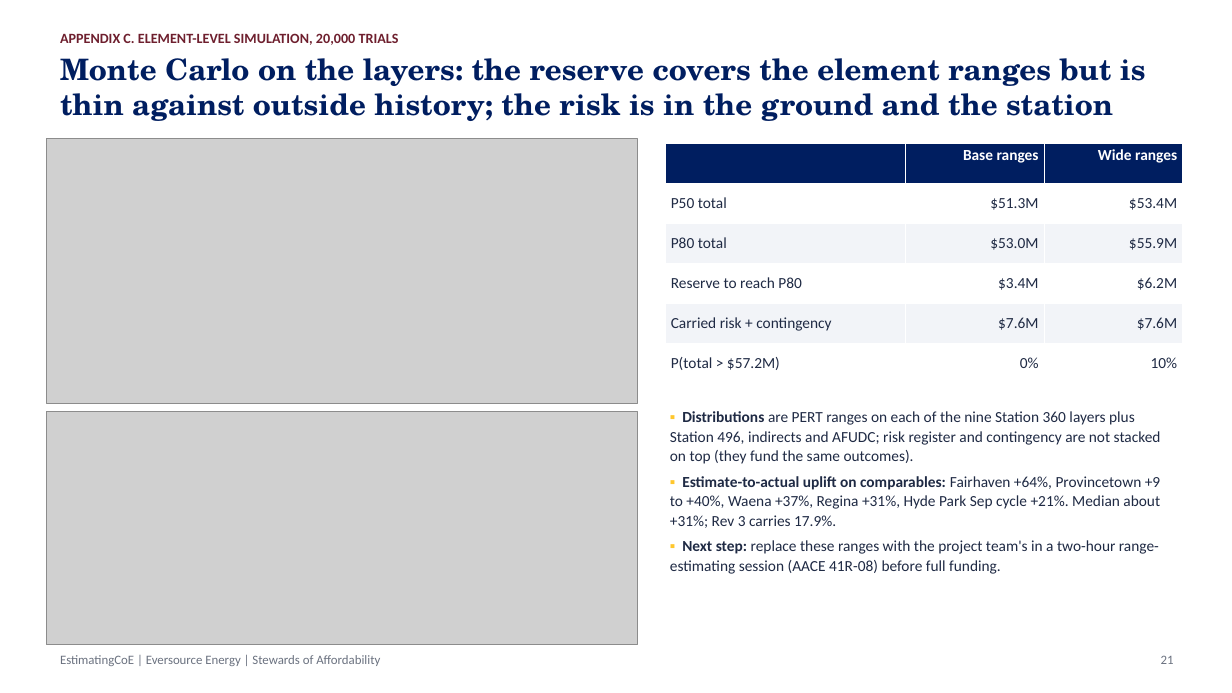
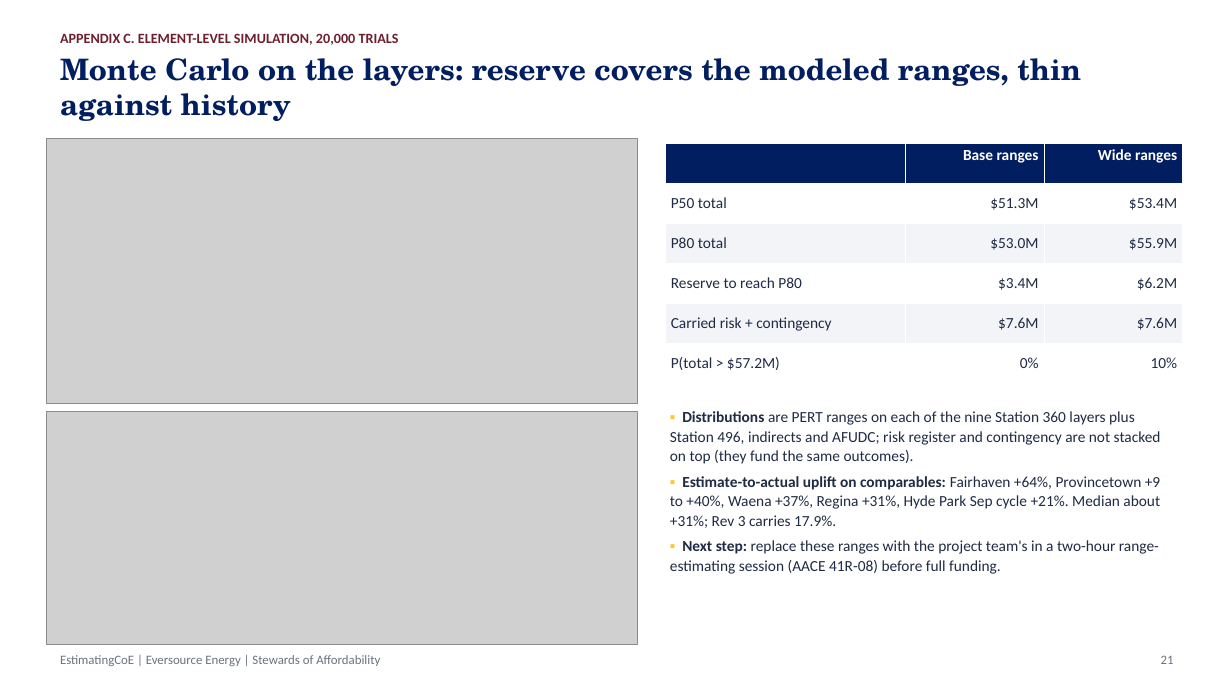
Before and after one commit to gbassaragh/BESS, a slide deck: slide 21 of Hyde Park BESS/6) Cost Analysis Deliverables/Hyde Park BESS - Cost Analysis Deck.pptx. Drawn at 1232x693 pixels with LibreOffice and Linux fonts; fonts in the diff are those of the drawing; grey boxes stand for pictures. Boxes give left, top, right and bottom in pixels: in the first picture for what was removed or moved away, otherwise in the second. Text is boxed around its words. In the diff, an @@ line names an element or a change of style, - is before the commit and + after.

```diff
--- a/Hyde Park BESS/6) Cost Analysis Deliverables/Hyde Park BESS - Cost Analysis Deck.pptx
+++ b/Hyde Park BESS/6) Cost Analysis Deliverables/Hyde Park BESS - Cost Analysis Deck.pptx
@@ text at (60, 58, 1081, 121): text changed @@
-Monte Carlo on the layers: the reserve covers the element ranges but is thin against outside history; the risk is in the ground and the station
+Monte Carlo on the layers: reserve covers the modeled ranges, thin against history
```
Also in this commit, not shown: 20 other slides changed, 4 other files.
